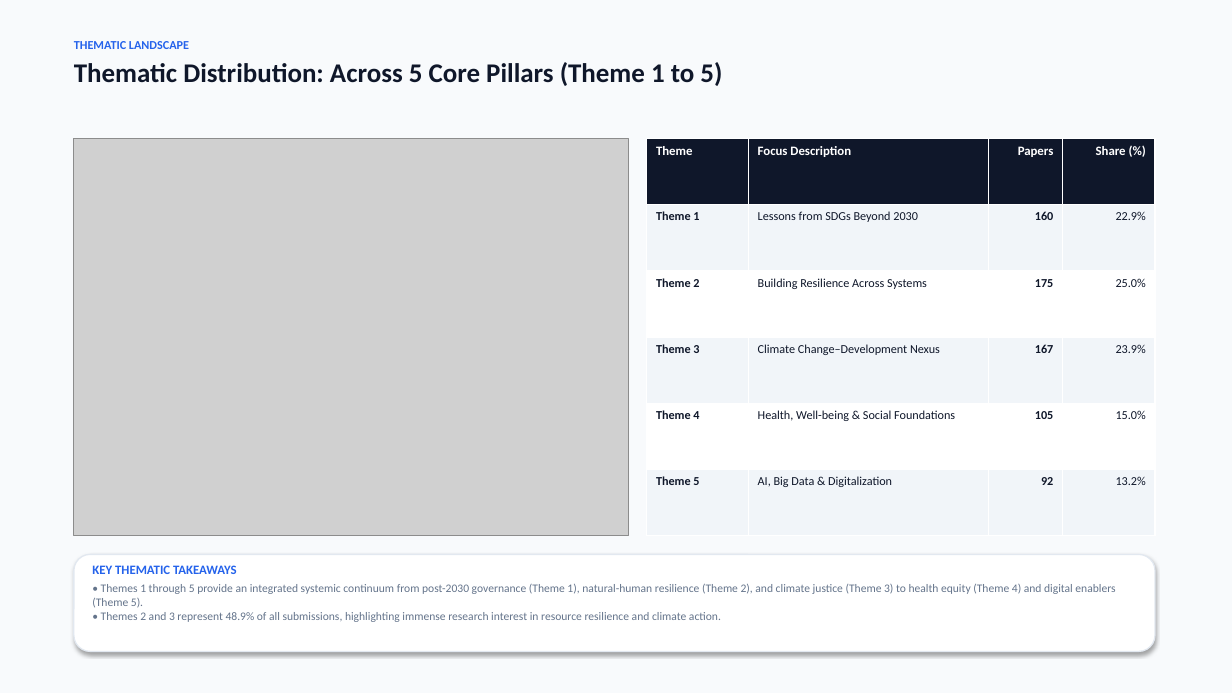
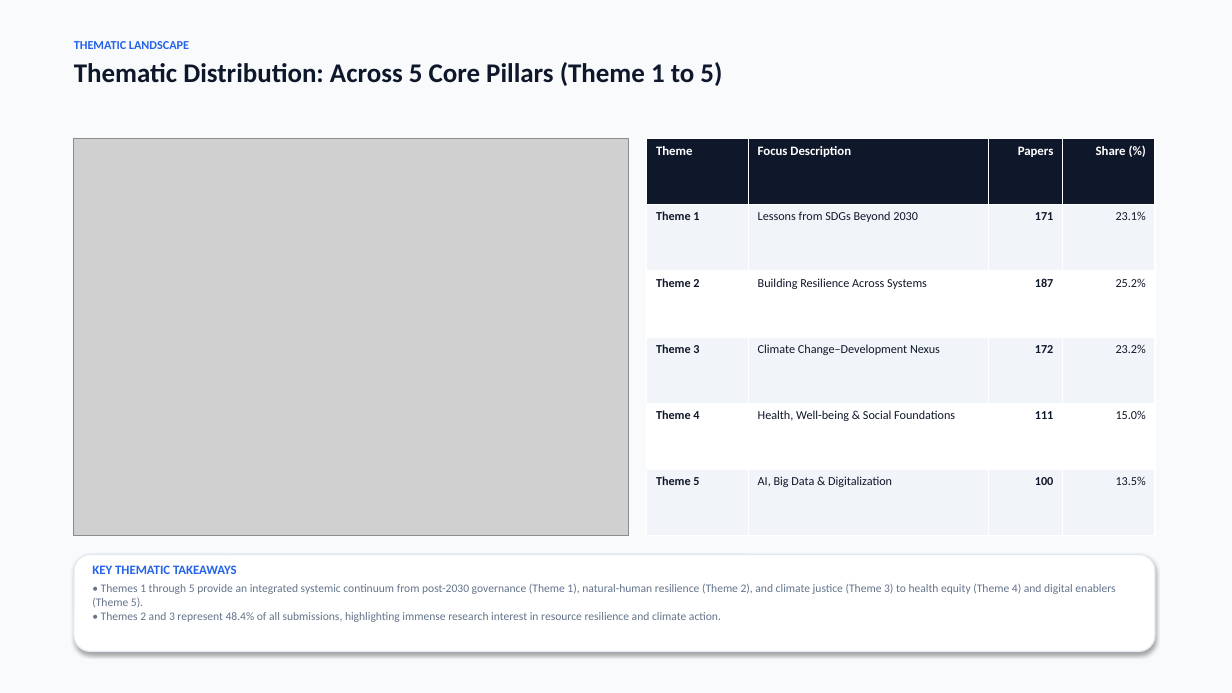
Before and after one commit to ponraj-aru/gsc2027-dashboard, a slide deck: slide 5 of GSC2027_Abstract_Submissions_Analysis_Report.pptx. Drawn at 1232x693 pixels with LibreOffice and Linux fonts; fonts in the diff are those of the drawing; grey boxes stand for pictures. Boxes give left, top, right and bottom in pixels: in the first picture for what was removed or moved away, otherwise in the second. Text is boxed around its words. In the diff, an @@ line names an element or a change of style, - is before the commit and + after.

Commit message:
Update dashboard with latest abstracts from adminPapersBrowse_2026-11-01_04-41-18.doc (741 submissions)

```diff
--- a/GSC2027_Abstract_Submissions_Analysis_Report.pptx
+++ b/GSC2027_Abstract_Submissions_Analysis_Report.pptx
@@ table at [647, 139, 1155, 536] @@
-row 2, column 3: 160
+row 2, column 3: 171
-row 2, column 4: 22.9%
+row 2, column 4: 23.1%
-row 3, column 3: 175
+row 3, column 3: 187
-row 3, column 4: 25.0%
+row 3, column 4: 25.2%
-row 4, column 3: 167
+row 4, column 3: 172
-row 4, column 4: 23.9%
+row 4, column 4: 23.2%
-row 5, column 3: 105
+row 5, column 3: 111
-row 6, column 3: 92
+row 6, column 3: 100
-row 6, column 4: 13.2%
+row 6, column 4: 13.5%
@@ text at [92, 584, 1115, 622]: text changed @@
-• Themes 1 through 5 provide an integrated systemic continuum from post-2030 governance (Theme 1), natural-human resilience (Theme 2), and climate justice (Theme 3) to health equity (Theme 4) and digital enablers (Theme 5).
-• Themes 2 and 3 represent 48.9% of all submissions, highlighting immense research interest in resource resilience and climate action.
+• Themes 1 through 5 provide an integrated systemic continuum from post-2030 governance (Theme 1), natural-human resilience (Theme 2), and climate justice (Theme 3) to health equity (Theme 4) and digital enablers (Theme 5).
+• Themes 2 and 3 represent 48.4% of all submissions, highlighting immense research interest in resource resilience and climate action.
```
Also in this commit, not shown: 14 other slides changed, 45 other files.
